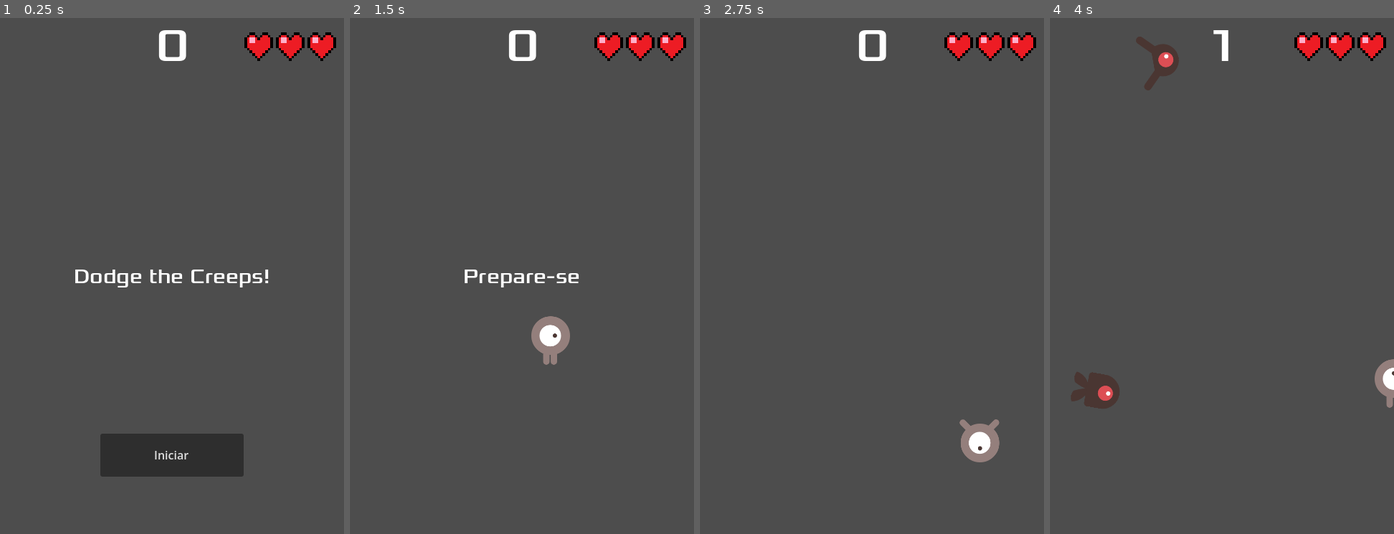
Above: before the commit, frames 1-4 (left to right).
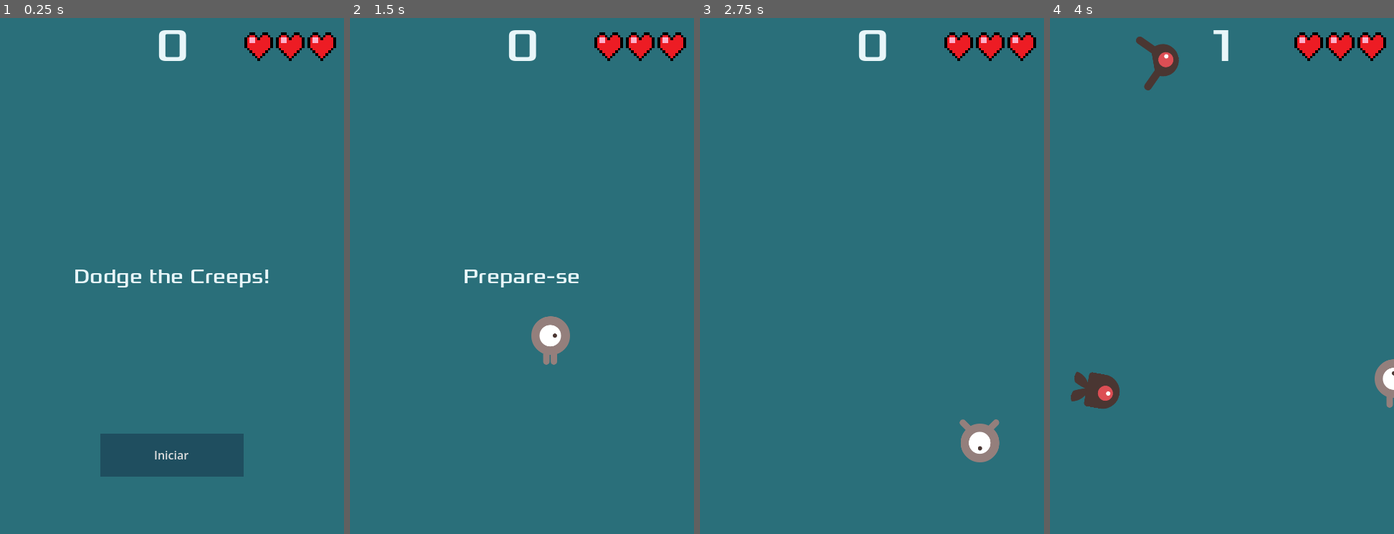
Above: after the commit, the same moments.

Repository: GuilhermeGuia/dodge-the-creeps
Game: Godot game, scene res://principal.tscn
Same seed, same stepped clock (60 frames per second), same inputs: the game is played once before the commit and once after it.
Inputs:
- Up to frame 1 (0.25 s): no input
- Up to frame 2 (1.5 s): click "Iniciar" at 0.5 s; tap Enter (iniciar) at 1.25, 1.35 s; hold Right (mover_direita) from 1.28 s (still down)
- Up to frame 3 (2.75 s): release Right (mover_direita) at 2.03 s; hold Down (mover_baixo) from 2.03 s (still down); tap Enter (iniciar) at 2.1 s
- Up to frame 4 (4 s): release Down (mover_baixo) at 2.78 s; hold Right (mover_direita) 2.78-3.53 s; tap Enter (iniciar) at 2.85, 3.6 s; hold Up (mover_cima) from 3.53 s (still down)

The runs differ from the first frame. In frame 1, 98% of the frame differs, in the area x 0-100%, y 0-100%; in frame 2, 98%; in frame 3, 98%; in frame 4, 97%.

Commit message:
add: adicionando paleta de cores

Diff:
--- a/hud.tscn
+++ b/hud.tscn
@@ -3,6 +3,16 @@
 [ext_resource type="Script" uid="uid://8pg2aw8iabhx" path="res://hud.gd" id="1_64ctp"]
 [ext_resource type="FontFile" uid="uid://cey7q3ynda82r" path="res://fonts/Xolonium-Regular.ttf" id="2_8sq4i"]
 [ext_resource type="Texture2D" uid="uid://c0ne784q1fyni" path="res://art/coracao.png" id="3_8sq4i"]
+
+[sub_resource type="StyleBoxFlat" id="StyleBoxFlat_8sq4i"]
+bg_color = Color(0.12156863, 0.30588236, 0.37254903, 1)
+border_color = Color(0.5254902, 0.77254903, 0.84705883, 1)
+
+[sub_resource type="StyleBoxFlat" id="StyleBoxFlat_640wx"]
+bg_color = Color(0.08627451, 0.21960784, 0.2627451, 1)
+
+[sub_resource type="StyleBoxFlat" id="StyleBoxFlat_a2258"]
+bg_color = Color(0.18431373, 0.43529412, 0.50980395, 1)
 
 [node name="HUD" type="CanvasLayer" unique_id=945564832]
 script = ExtResource("1_64ctp")
@@ -15,6 +25,7 @@
 offset_right = 186.5
 offset_bottom = 78.0
 grow_horizontal = 2
+theme_override_colors/font_color = Color(0.9098039, 0.9647059, 0.9764706, 1)
 theme_override_fonts/font = ExtResource("2_8sq4i")
 theme_override_font_sizes/font_size = 64
 text = "0"
@@ -33,6 +44,7 @@
 offset_bottom = 61.5
 grow_horizontal = 2
 grow_vertical = 2
+theme_override_colors/font_color = Color(0.9098039, 0.9647059, 0.9764706, 1)
 theme_override_fonts/font = ExtResource("2_8sq4i")
 theme_override_font_sizes/font_size = 28
 text = "Dodge the Creeps!"
@@ -53,6 +65,9 @@
 grow_horizontal = 2
 grow_vertical = 0
 size_flags_stretch_ratio = 0.0
+theme_override_styles/normal = SubResource("StyleBoxFlat_8sq4i")
+theme_override_styles/pressed = SubResource("StyleBoxFlat_640wx")
+theme_override_styles/hover = SubResource("StyleBoxFlat_a2258")
 text = "Iniciar"
 
 [node name="MensagemTimer" type="Timer" parent="." unique_id=1706435291]
--- a/principal.tscn
+++ b/principal.tscn
@@ -12,6 +12,11 @@
 
 [node name="Principal" type="Node2D" unique_id=448814876]
 script = ExtResource("1_m7tbw")
+
+[node name="ColorRect" type="ColorRect" parent="." unique_id=1688177253]
+offset_right = 480.0
+offset_bottom = 720.0
+color = Color(0.16470589, 0.43529412, 0.47843137, 1)
 
 [node name="Jogador" parent="." unique_id=1803841616 instance=ExtResource("2_rrtif")]
 visible = false
